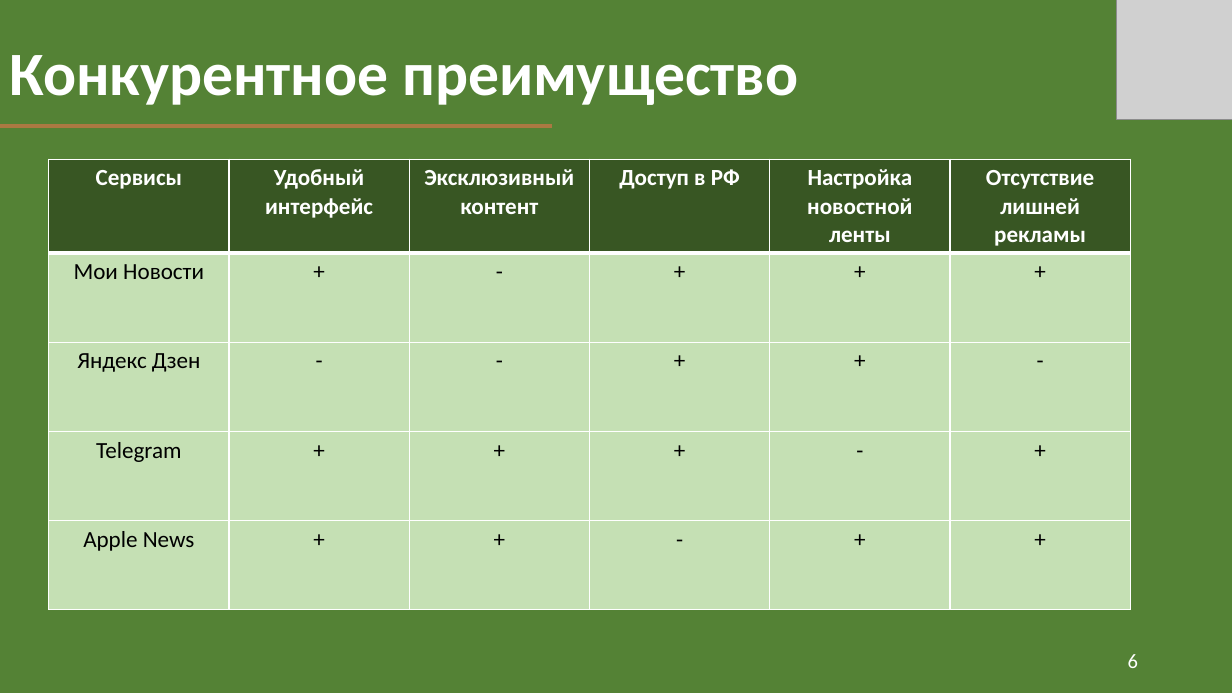
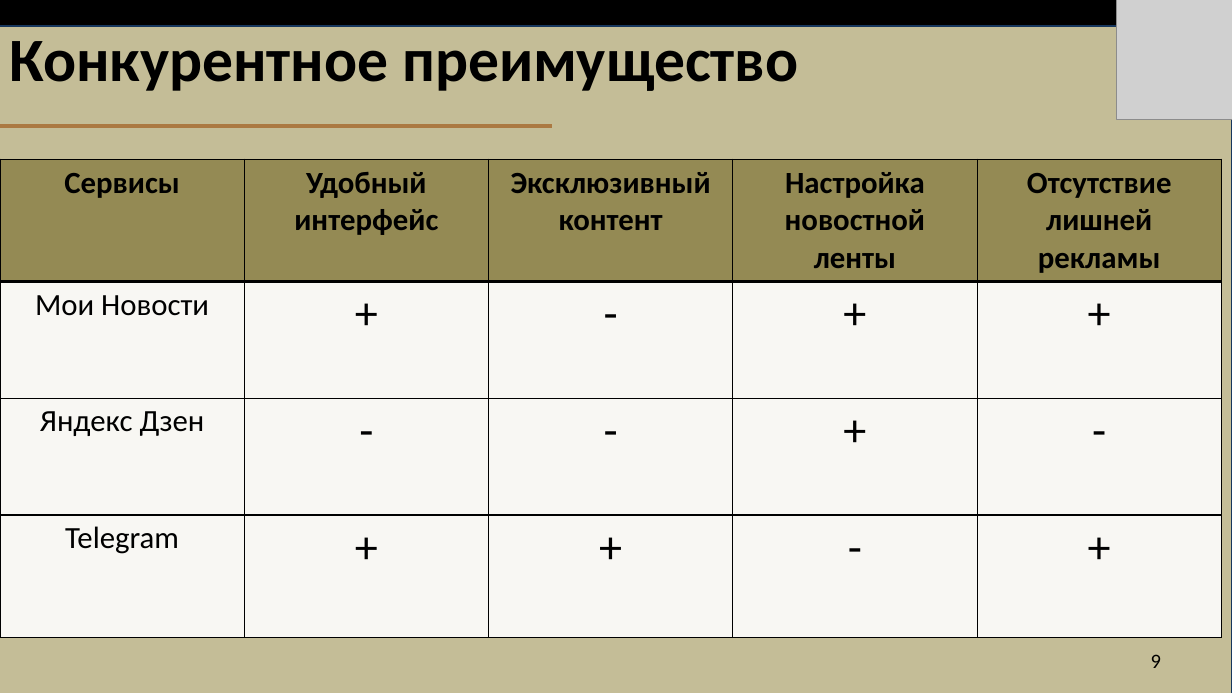
Before and after one commit to FDMan12/news-with-tags, a slide deck: slide 9 of Documentation/my_news_presentation.pptx (slide 6 before the commit). Drawn at 1232x693 pixels with LibreOffice and Linux fonts; fonts in the diff are those of the drawing; grey boxes stand for pictures. Boxes give left, top, right and bottom in pixels: in the first picture for what was removed or moved away, otherwise in the second. Text is boxed around its words. In the diff, an @@ line names an element or a change of style, - is before the commit and + after.

```diff
--- a/Documentation/my_news_presentation.pptx
+++ b/Documentation/my_news_presentation.pptx
@@ background #FFFFFF to #000000 @@
@@ title "Конкурентное преимущество" at (9, 41, 798, 91): text colour #FFFFFF to #000000; line spacing 0.9 to 1; vertical alignment bottom to middle @@
@@ rectangle: place and size @@
-rectangle at (0, 0, 1232, 693)
+rectangle at (0, 26, 1232, 693)
@@ rectangle at (0, 26, 1232, 693): fill #548235 to #C4BD97; outline #333F50 1 pt to #17375E 2 pt @@
@@ table at (0, 159, 1220, 634) @@
-Сервисы | Удобный интерфейс | Эксклюзивный контент | Доступ в РФ | Настройка новостной ленты | Отсутствие лишней рекламы
-Мои Новости | + | - | + | + | +
-Яндекс Дзен | - | - | + | + | -
-Telegram | + | + | + | - | +
-Apple News | + | + | - | + | +
+Сервисы | Удобный интерфейс | Эксклюзивный контент | Настройка новостной ленты | Отсутствие лишней рекламы
+Мои Новости | + | - | + | +
+Яндекс Дзен | - | - | + | -
+Telegram | + | + | - | +
@@ table: place and size @@
-table at (49, 159, 1130, 608)
+table at (0, 159, 1220, 634)
@@ page number at (1151, 654, 1161, 668): text changed; text colour #FFFFFF to #000000 @@
-6
+9
```
Also in this commit, not shown: 11 other slides changed, 3 slides added, 4 other files.
